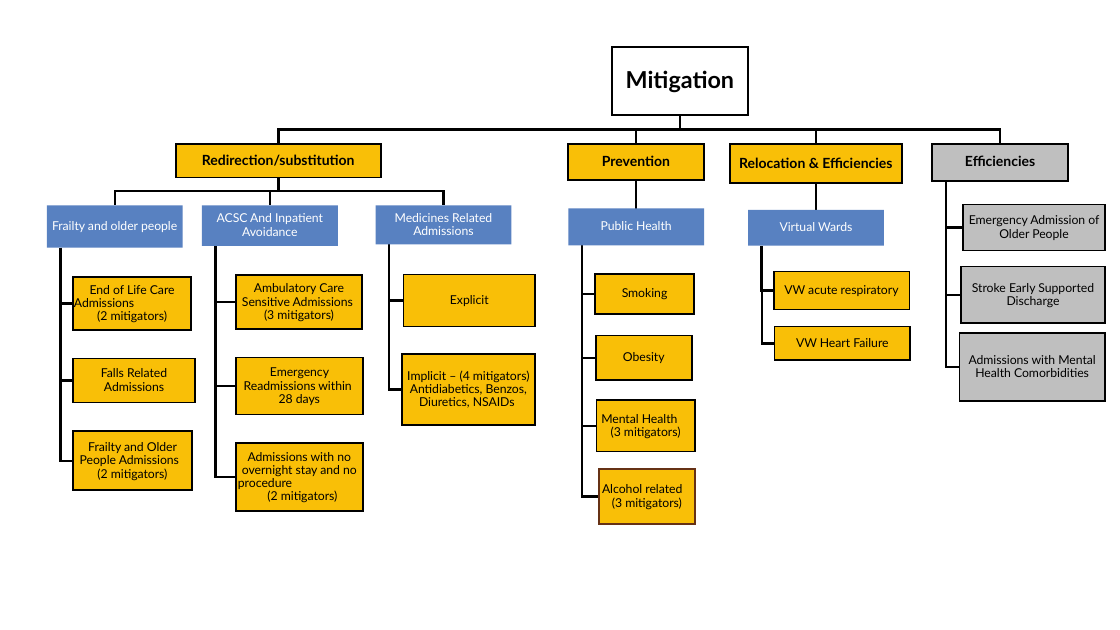
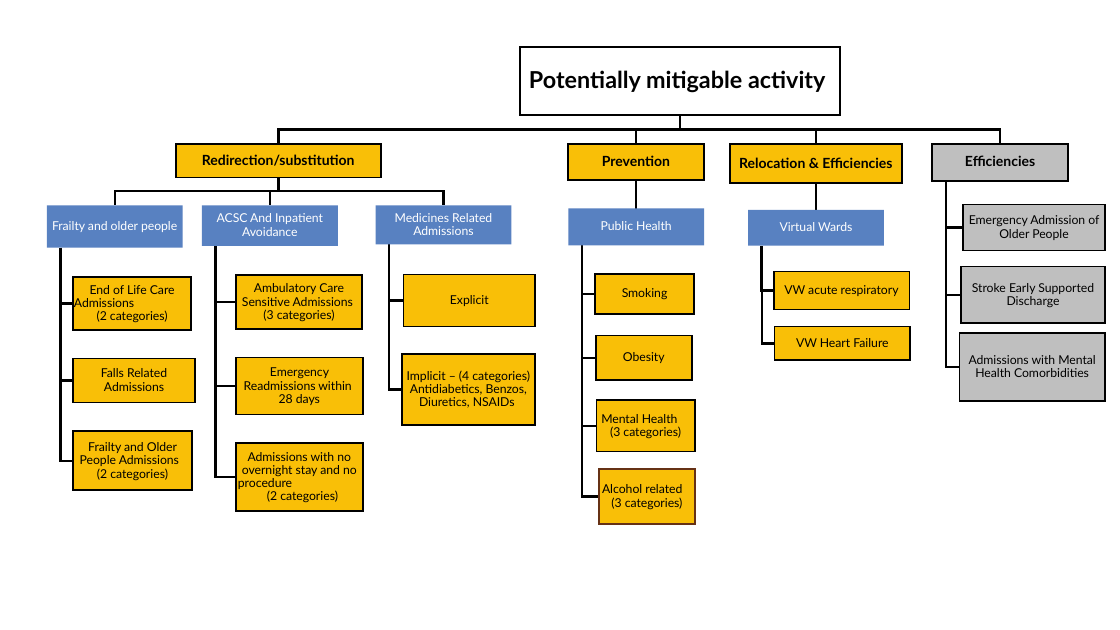
Before and after one commit to The-Strategy-Unit/nhp_CPMA_community, a slide deck: slide 1 of images/Summary flow chart of mitigators.pptx. Drawn at 1120x630 pixels with LibreOffice and Linux fonts; fonts in the diff are those of the drawing. Boxes give left, top, right and bottom in pixels: in the first picture for what was removed or moved away, otherwise in the second. Text is boxed around its words. In the diff, an @@ line names an element or a change of style, - is before the commit and + after.

```diff
--- a/images/Summary flow chart of mitigators.pptx
+++ b/images/Summary flow chart of mitigators.pptx
@@ rectangle: place and size @@
-rectangle at (613,47,749,115)
+rectangle at (520,47,840,115)
@@ text added at (529,70,825,93), 20 pt, text #000000, bold @@
+Potentially mitigable activity
@@ text removed at (626,70,735,93) @@
-Mitigation
@@ text at (74,285,175,323): text changed @@
-End of Life Care Admissions (2 mitigators)
+End of Life Care Admissions (2 categories)
@@ text at (242,283,353,322): text changed @@
-Ambulatory Care Sensitive Admissions (3 mitigators)
+Ambulatory Care Sensitive Admissions (3 categories)
@@ text at (407,370,530,408): text changed @@
-Implicit – (4 mitigators) Antidiabetics, Benzos, Diuretics, NSAIDs
+Implicit – (4 categories) Antidiabetics, Benzos, Diuretics, NSAIDs
@@ text at (601,414,681,439): text changed @@
-Mental Health (3 mitigators)
+Mental Health (3 categories)
@@ text at (80,442,179,481): text changed @@
-Frailty and Older People Admissions (2 mitigators)
+Frailty and Older People Admissions (2 categories)
@@ text at (238,452,357,503): text changed @@
-Admissions with no overnight stay and no procedure (2 mitigators)
+Admissions with no overnight stay and no procedure (2 categories)
@@ text at (602,484,683,510): text changed @@
-Alcohol related (3 mitigators)
+Alcohol related (3 categories)
```
Also in this commit, not shown: 1 other file.
